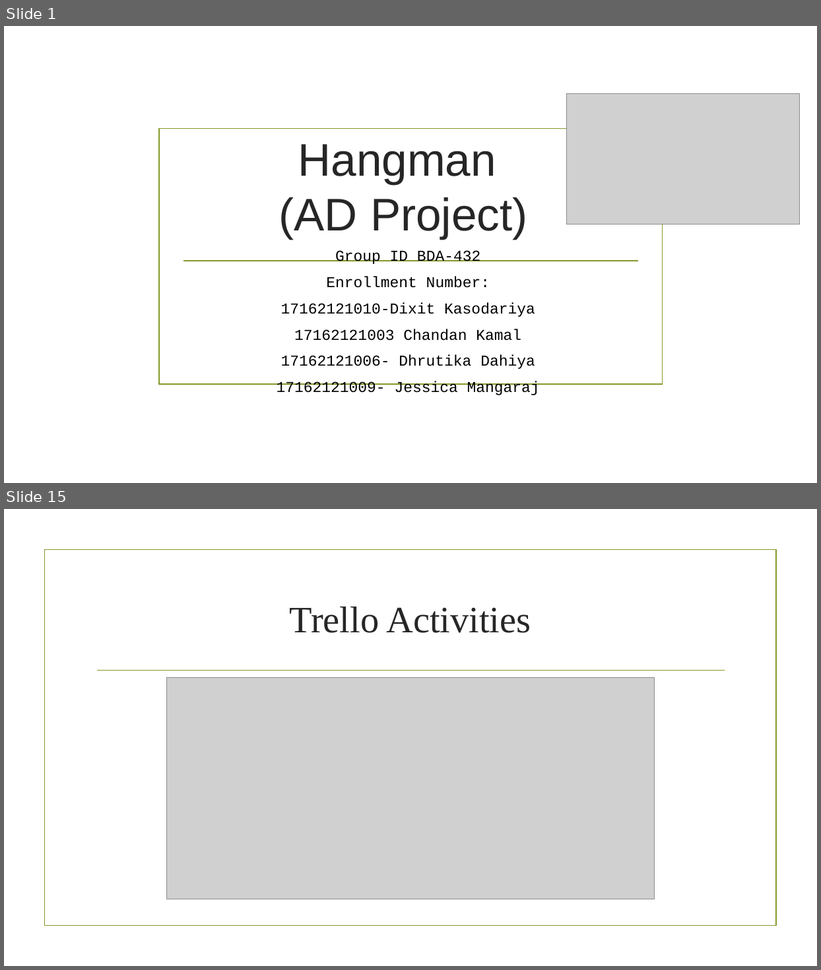
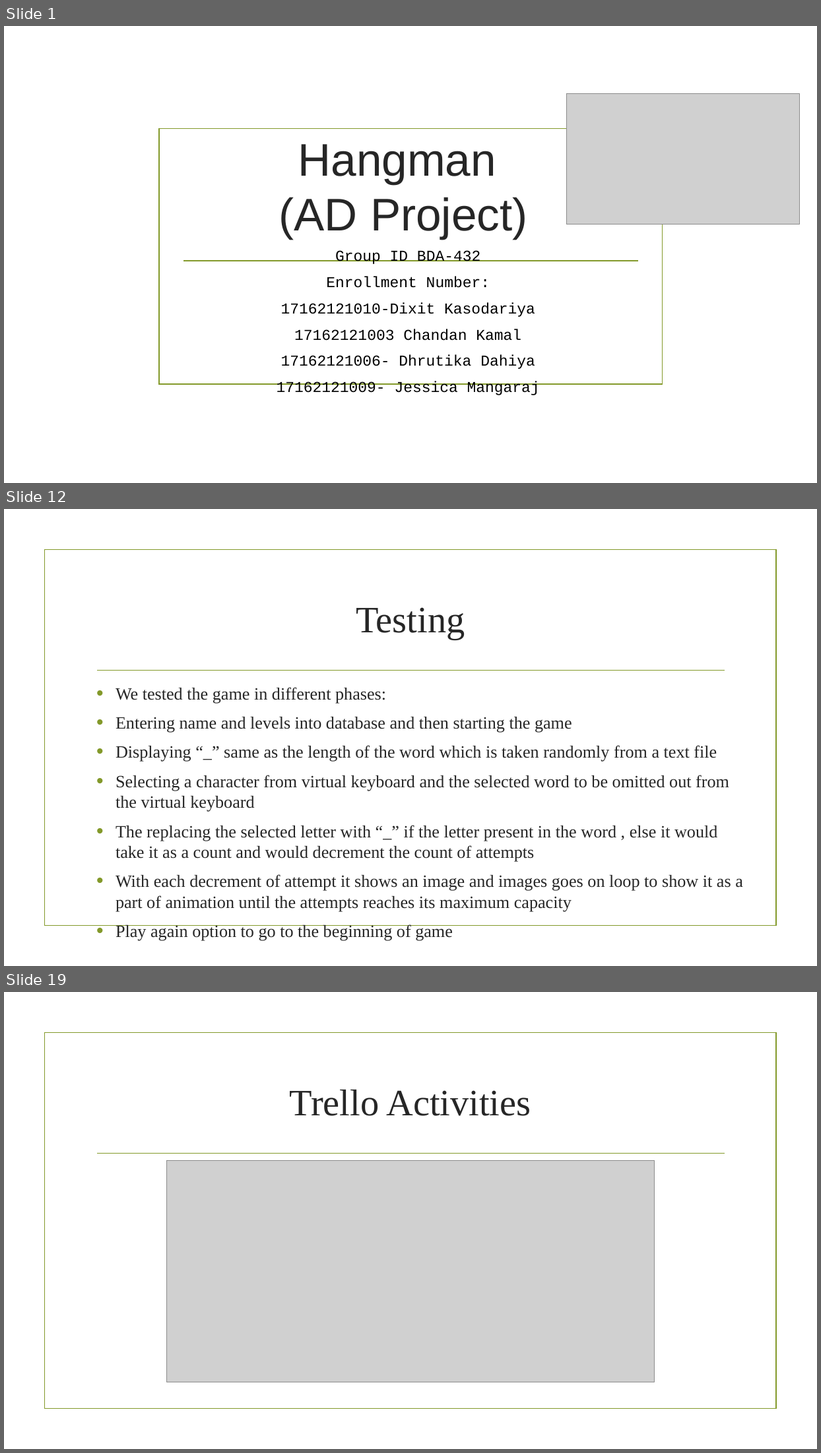
Before and after one commit to ganpat-university/ict-gnu-adprojects-2017-hangman, a slide deck: Hangman.pptx. Shown one above the other, each under a label of ours: slides 1 and 15 before the commit, slides 1, 12 and 19 after it; the slides between them are not shown. The pictures are 821x970 and 821x1453 pixels, drawn with LibreOffice and Linux fonts; fonts in the diff are those of the drawing; grey boxes stand for pictures; background and template pictures are left out. Boxes give left, top, right and bottom in pixels: in the first picture for what was removed or moved away, otherwise in the second. Text is boxed around its words. In the diff, an @@ line names an element or a change of style, - is before the commit and + after.

```diff
--- a/Hangman.pptx
+++ b/Hangman.pptx
@@ slide 12 added at bbox=[4, 509, 817, 966], background picture (left out); not listed: 2 template elements that a slide beside it also shows @@
@@ title added at bbox=[356, 607, 465, 640], 44 pt, text #262626 @@
+Testing
@@ text added at bbox=[116, 687, 743, 912], 20.4 pt, text #262626 @@
+• We tested the game in different phases:
+• Entering name and levels into database and then starting the game
+• Displaying “_” same as the length of the word which is taken randomly from a text file
+• Selecting a character from virtual keyboard and the selected word to be omitted out from the virtual keyboard
+• The replacing the selected letter with “_” if the letter present in the word , else it would take it as a count and would decrement the count of attempts
+• With each decrement of attempt it shows an image and images goes on loop to show it as a part of animation until the attempts reaches its maximum capacity
+• Play again option to go to the beginning of game
@@ what was slide 15 is now slide 19 @@
```
Also in this commit, not shown: 12 slides changed, 7 other slides added, 2 slides removed, 1 other file.
